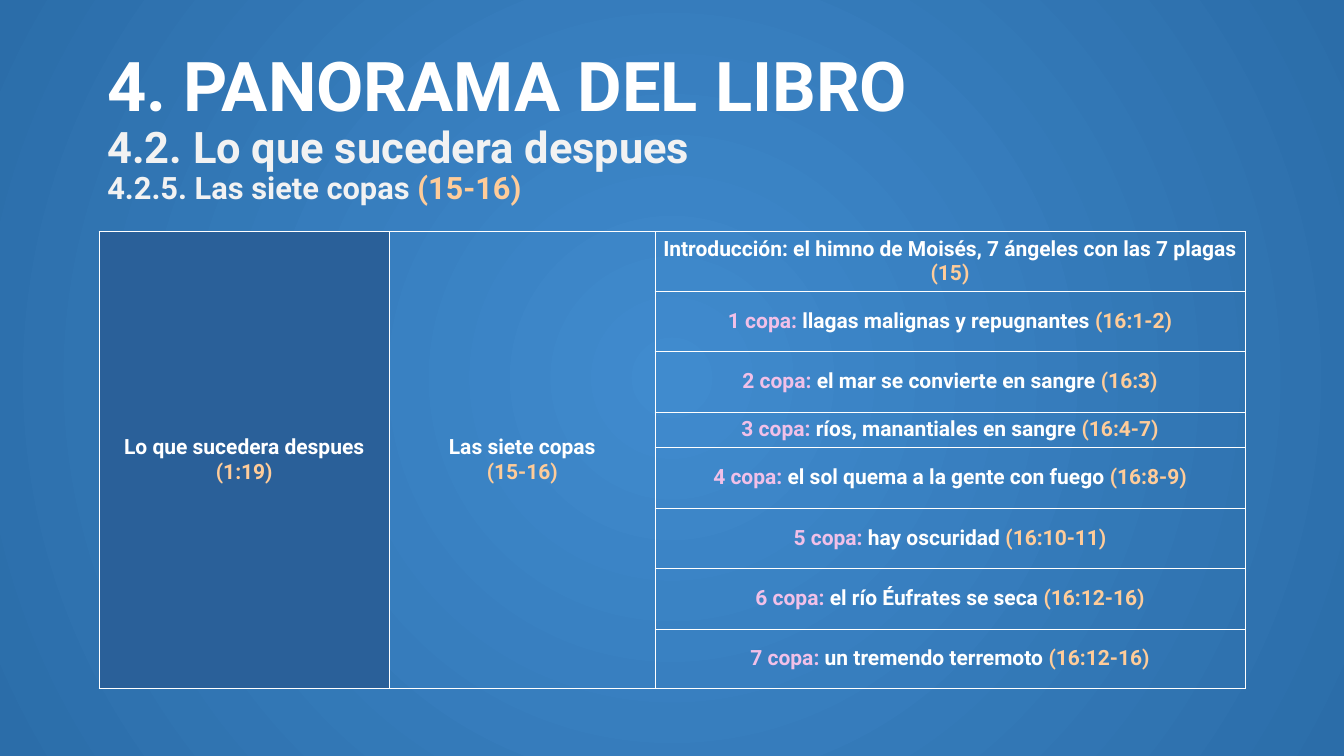
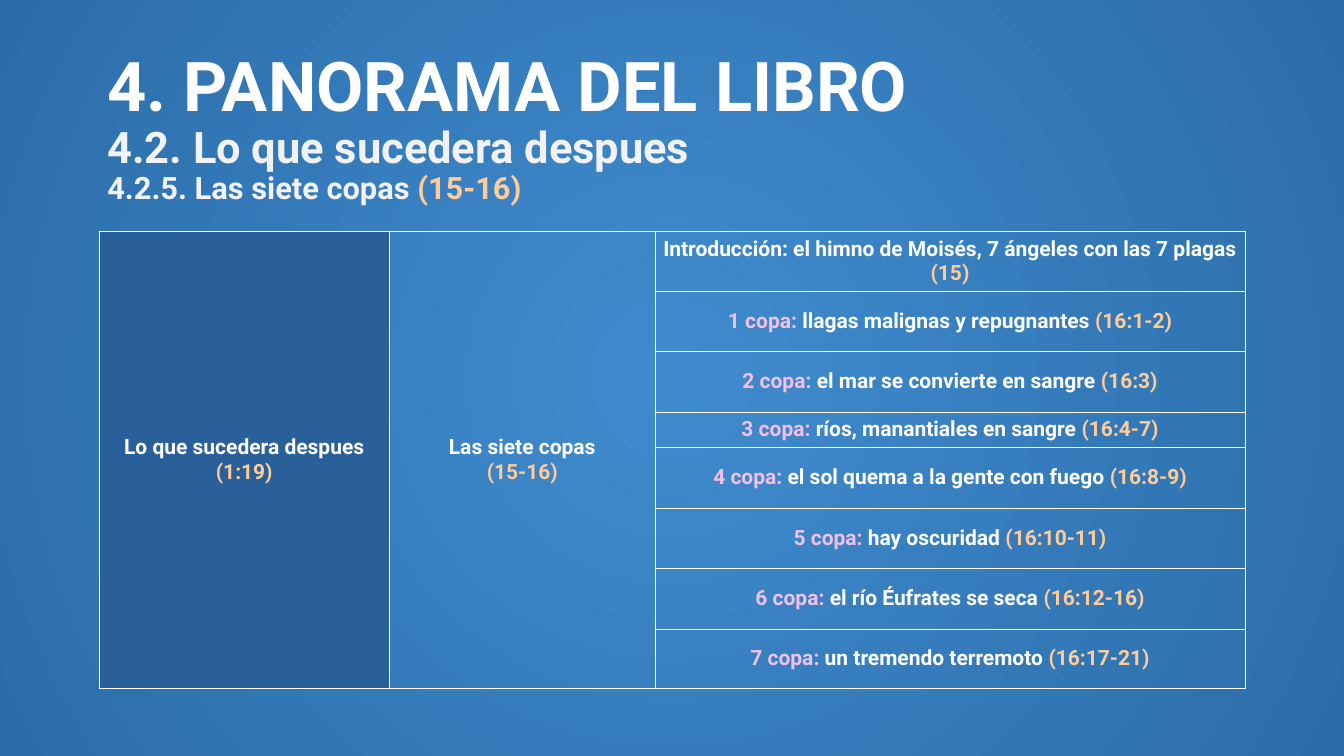
Before and after one commit to CreyTuning/documents, a slide deck: slide 24 of slideshow/Apocalipsis/1. Introduccion.pptm. Drawn at 1344x756 pixels with LibreOffice and Linux fonts; fonts in the diff are those of the drawing. Boxes give left, top, right and bottom in pixels: in the first picture for what was removed or moved away, otherwise in the second. Text is boxed around its words. In the diff, an @@ line names an element or a change of style, - is before the commit and + after.

```diff
--- a/slideshow/Apocalipsis/1. Introduccion.pptm
+++ b/slideshow/Apocalipsis/1. Introduccion.pptm
@@ table at <box>99,232,1244,691</box> @@
-row 8, column 3: 7 copa: un tremendo terremoto (16:12-16)
+row 8, column 3: 7 copa: un tremendo terremoto (16:17-21)
```
Also in this commit, not shown: 3 other slides changed, 2 other files.
